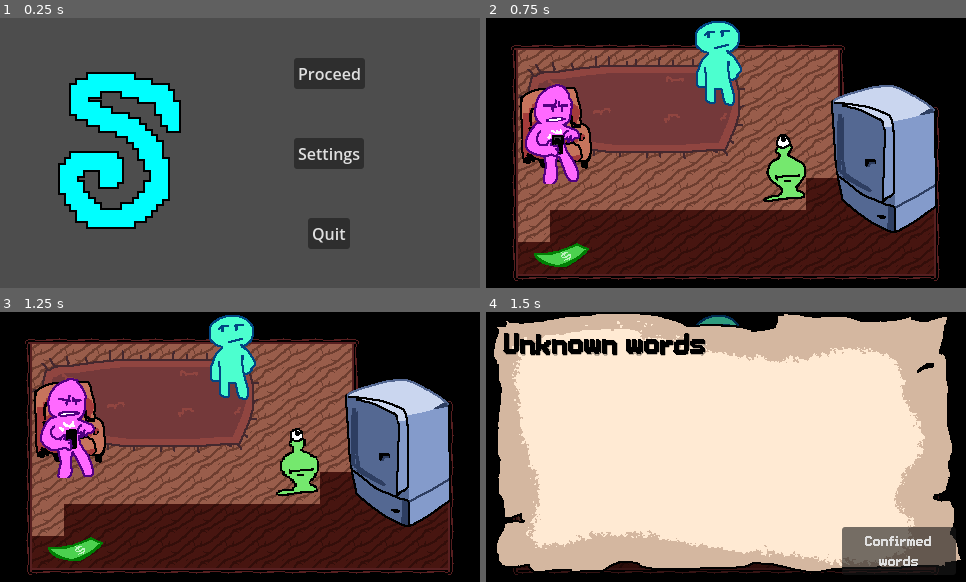
Above: before the commit, frames 1-4 (two rows, left to right).
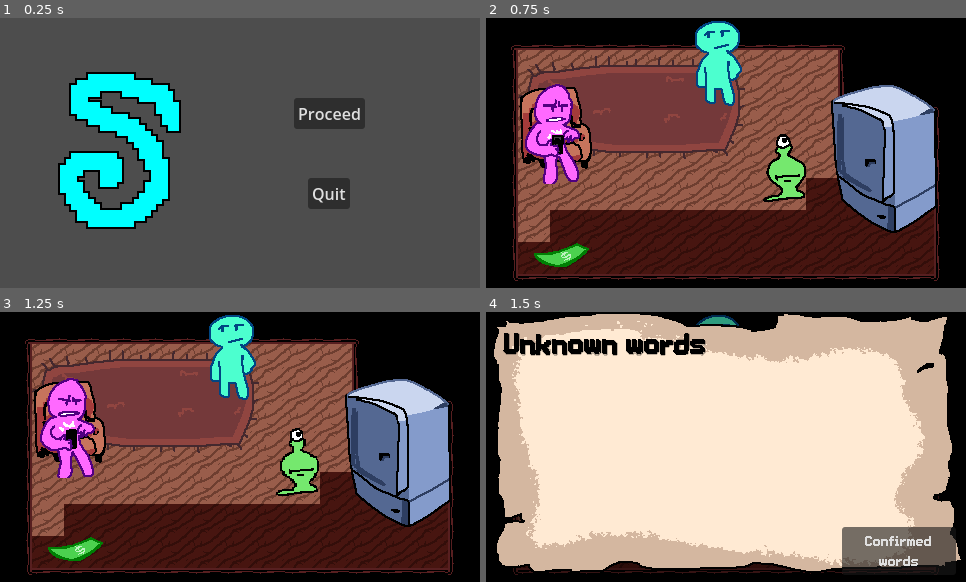
Above: after the commit, the same moments.

Repository: hryspider/GGJ-Committee-Team26
Game: Godot game, scene res://rooms/title_screen.tscn
Same seed, same stepped clock (60 frames per second), same inputs: the game is played once before the commit and once after it.
Inputs (mouse positions are in pixels of both pictures, inside the frame that each line leads up to):
- Up to frame 1 (0.25 s): no input
- Up to frame 2 (0.75 s): click "Proceed" at 0.5 s
- Up to frame 3 (1.25 s): no input
- Up to frame 4 (1.5 s): tap Enter at 1.25 s; move the mouse to (831, 433) at 1.27 s; hold D (right) from 1.28 s (still down); tap Q (dictionary) at 1.35 s

The runs differ from the first frame. In frame 1, 6.8% of the frame differs, in the area x 61-77%, y 14-86%; in frame 2, less than 0.1%; in frame 3, less than 0.1%; in frame 4, nothing differs.

Commit message:
gahhhhhhh

Diff:
--- /dev/null
+++ b/rooms/office_desk.gd
@@ -0,0 +1,44 @@
+extends Node2D
+
+@onready var dialog_managers = [
+	$DialogManager1,
+	$DialogManager2,
+	$DialogManager3,
+	$DialogManager4,
+	$DialogManager5,
+	$DialogManager6,
+	$DialogManager7,
+	$DialogManager8
+]
+@onready var questioners = [
+	$QuestionerCanvas
+]
+var questioner_words = [
+	LangaugeGlobals.english_to_gleep[""],
+	LangaugeGlobals.english_to_gleep[""],
+	LangaugeGlobals.english_to_gleep[""],
+	LangaugeGlobals.english_to_gleep[""],
+	LangaugeGlobals.english_to_gleep[""],
+	LangaugeGlobals.english_to_gleep[""],
+	LangaugeGlobals.english_to_gleep[""],
+]
+var questioner_aliases = [
+	[],
+]
+var current_step = 0
+
+func run_step():
+	await dialog_managers[current_step].start_dialog()
+	var this_quest = questioners[current_step]
+	var this_data = questioner_data[current_step]
+	this_quest.word = questioners[current_step]
+
+
+# Called when the node enters the scene tree for the first time.
+func _ready() -> void:
+	pass # Replace with function body.
+
+
+# Called every frame. 'delta' is the elapsed time since the previous frame.
+func _process(delta: float) -> void:
+	pass
--- a/rooms/office_desk.tscn
+++ b/rooms/office_desk.tscn
@@ -1,10 +1,14 @@
-[gd_scene format=3 uid="uid://bmso2il7x6ei0"]
+[gd_scene format=3 uid="uid://bi3crvixcrebg"]
 
 [ext_resource type="Texture2D" uid="uid://b81kq8vlqb777" path="res://images/bossoffice.png" id="1_se205"]
+[ext_resource type="Script" uid="uid://cqlblewou858c" path="res://rooms/office_desk.gd" id="1_wbdee"]
 [ext_resource type="PackedScene" uid="uid://bf44lvopd5hap" path="res://objects/glorp.tscn" id="2_wbdee"]
 [ext_resource type="AudioStream" uid="uid://bjir1bx1jxyl1" path="res://audio/bgm/bossinterview.ogg" id="3_ljy0p"]
 [ext_resource type="Texture2D" uid="uid://daan3m16pogfl" path="res://images/boss_desk.png" id="4_nmfii"]
 [ext_resource type="Texture2D" uid="uid://di3xtisq8b4yo" path="res://images/cherished.png" id="5_5wjrh"]
+[ext_resource type="PackedScene" uid="uid://xkq5i27mugvc" path="res://ui/dialogmanager.tscn" id="7_ljy0p"]
+[ext_resource type="PackedScene" path="res://ui/questioner.tscn" id="8_nmfii"]
+[ext_resource type="PackedScene" uid="uid://b52srq1yj0mr5" path="res://ui/dictionary_manager.tscn" id="9_5wjrh"]
 
 [sub_resource type="AtlasTexture" id="AtlasTexture_r2o6t"]
 atlas = ExtResource("4_nmfii")
@@ -136,6 +140,7 @@
 }]
 
 [node name="Node2D" type="Node2D" unique_id=1203436009]
+script = ExtResource("1_wbdee")
 
 [node name="BG" type="Sprite2D" parent="." unique_id=559519409]
 texture = ExtResource("1_se205")
@@ -157,3 +162,23 @@
 [node name="Cherished" type="Sprite2D" parent="." unique_id=1379936919]
 position = Vector2(287, 138)
 texture = ExtResource("5_5wjrh")
+
+[node name="DialogManager1" parent="." unique_id=515690549 instance=ExtResource("7_ljy0p")]
+
+[node name="DialogManager2" parent="." unique_id=1795876779 instance=ExtResource("7_ljy0p")]
+
+[node name="DialogManager3" parent="." unique_id=161035600 instance=ExtResource("7_ljy0p")]
+
+[node name="DialogManager4" parent="." unique_id=598165853 instance=ExtResource("7_ljy0p")]
+
+[node name="DialogManager5" parent="." unique_id=453733407 instance=ExtResource("7_ljy0p")]
+
+[node name="DialogManager6" parent="." unique_id=380043087 instance=ExtResource("7_ljy0p")]
+
+[node name="DialogManager7" parent="." unique_id=528648266 instance=ExtResource("7_ljy0p")]
+
+[node name="DialogManager8" parent="." unique_id=346330959 instance=ExtResource("7_ljy0p")]
+
+[node name="QuestionerCanvas" parent="." unique_id=2030957626 instance=ExtResource("8_nmfii")]
+
+[node name="DictionaryManager" parent="." unique_id=925600434 instance=ExtResource("9_5wjrh")]
--- /dev/null
+++ b/rooms/quit_button.gd
@@ -0,0 +1,12 @@
+extends Button
+
+
+
+# Called when the node enters the scene tree for the first time.
+func _ready() -> void:
+	pass # Replace with function body.
+
+
+# Called every frame. 'delta' is the elapsed time since the previous frame.
+func _process(delta: float) -> void:
+	pass
--- /dev/null
+++ b/rooms/title_screen.gd
@@ -0,0 +1,14 @@
+extends Control
+
+
+# Called when the node enters the scene tree for the first time.
+func _ready() -> void:
+	pass # Replace with function body.
+
+
+# Called every frame. 'delta' is the elapsed time since the previous frame.
+func _process(delta: float) -> void:
+	pass
+
+func quit():
+	get_tree().quit()
--- a/rooms/title_screen.tscn
+++ b/rooms/title_screen.tscn
@@ -1,6 +1,7 @@
 [gd_scene format=3 uid="uid://bb4duxx2x4j83"]
 
 [ext_resource type="Texture2D" uid="uid://c316mdj02xdch" path="res://images/title_screen/hello.png" id="1_puy4s"]
+[ext_resource type="Script" uid="uid://do23qkb0n0y10" path="res://rooms/title_screen.gd" id="1_xsskv"]
 [ext_resource type="Script" uid="uid://dop0qqmmwty3u" path="res://rooms/button.gd" id="2_rgemh"]
 
 [node name="Control" type="Control" unique_id=1745649473]
@@ -10,6 +11,7 @@
 anchor_bottom = 1.0
 grow_horizontal = 2
 grow_vertical = 2
+script = ExtResource("1_xsskv")
 
 [node name="MarginContainer" type="MarginContainer" parent="." unique_id=640183750]
 layout_mode = 1
@@ -43,6 +45,7 @@
 script = ExtResource("2_rgemh")
 
 [node name="Button2" type="Button" parent="MarginContainer/HBoxContainer/VBoxContainer" unique_id=1467249269]
+visible = false
 layout_mode = 2
 size_flags_horizontal = 4
 text = "Settings"
@@ -53,3 +56,4 @@
 text = "Quit"
 
 [connection signal="pressed" from="MarginContainer/HBoxContainer/VBoxContainer/Button" to="MarginContainer/HBoxContainer/VBoxContainer/Button" method="_on_pressed"]
+[connection signal="button_down" from="MarginContainer/HBoxContainer/VBoxContainer/Button3" to="." method="quit"]
Not shown, added: rooms/office_desk.gd.uid
Not shown, added: rooms/quit_button.gd.uid
Not shown, added: rooms/title_screen.gd.uid
